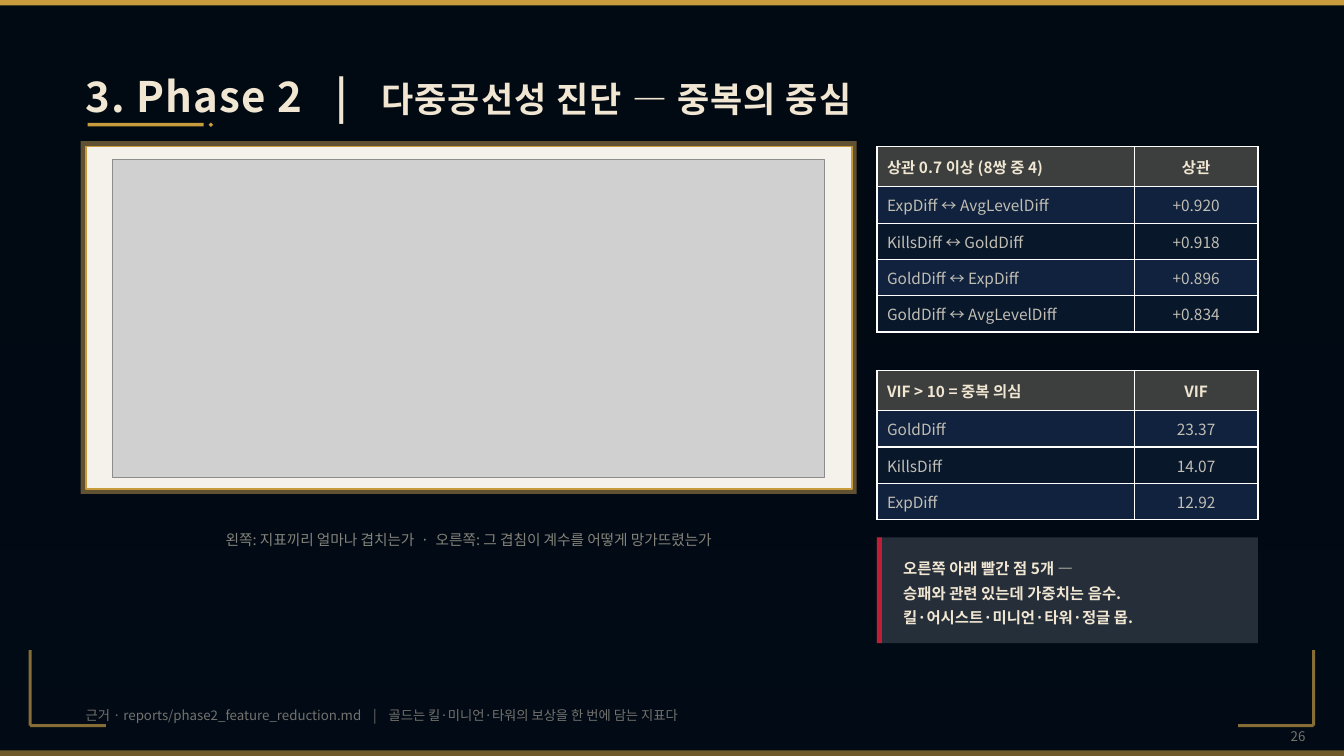
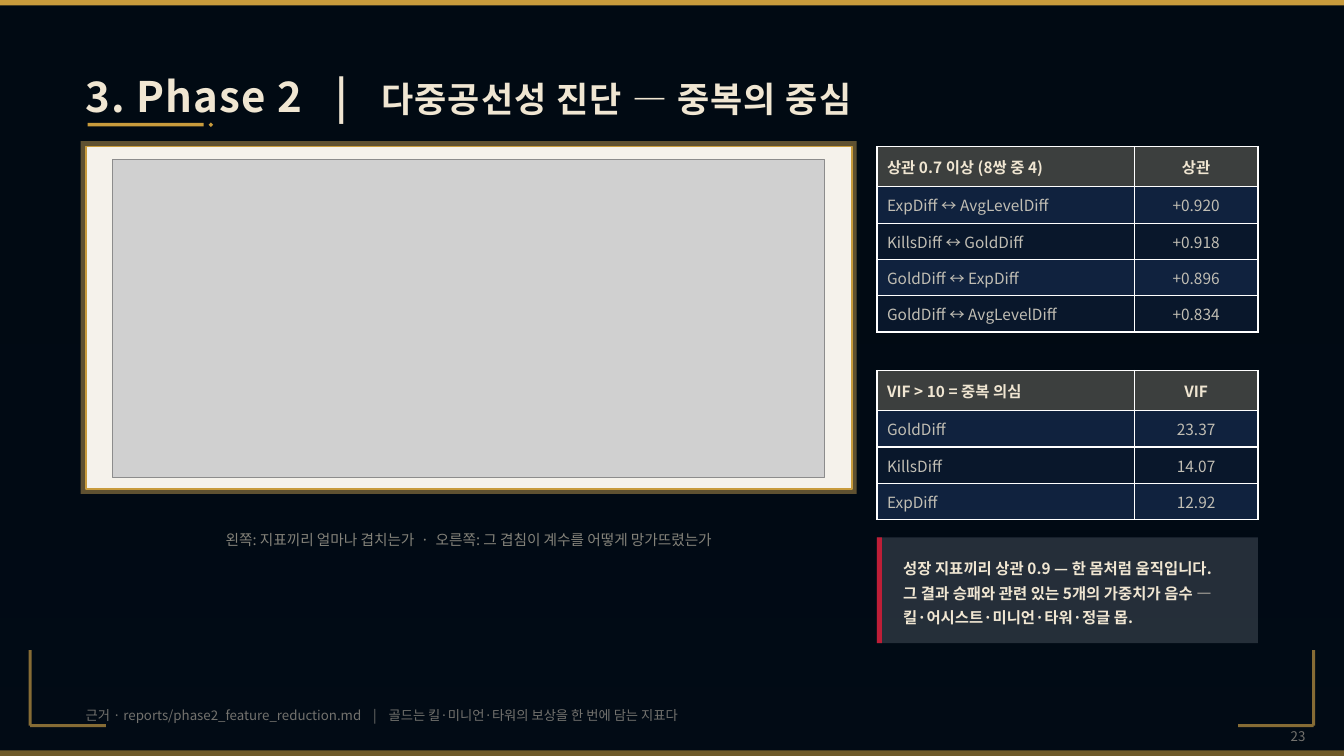
Before and after one commit to wpalswpa/project2608, a slide deck: slide 23 of 4조(십분컷)_미니2프로젝트_LoL 인게임 시점별 경기 데이터 기반 승패 예측 및 핵심 승리요인 분석_발표자료.pptx (slide 26 before the commit). Drawn at 1344x756 pixels with LibreOffice and Linux fonts; fonts in the diff are those of the drawing; grey boxes stand for pictures; background and template pictures are left out. Boxes give left, top, right and bottom in pixels: in the first picture for what was removed or moved away, otherwise in the second. Text is boxed around its words. In the diff, an @@ line names an element or a change of style, - is before the commit and + after.

```diff
--- a/4조(십분컷)_미니2프로젝트_LoL 인게임 시점별 경기 데이터 기반 승패 예측 및 핵심 승리요인 분석_발표자료.pptx
+++ b/4조(십분컷)_미니2프로젝트_LoL 인게임 시점별 경기 데이터 기반 승패 예측 및 핵심 승리요인 분석_발표자료.pptx
@@ text at [903,561,1212,625]: text changed @@
-오른쪽 아래 빨간 점 5개 —
-승패와 관련 있는데 가중치는 음수.
-킬·어시스트·미니언·타워·정글 몹.
+성장 지표끼리 상관 0.9 — 한 몸처럼 움직입니다.
+그 결과 승패와 관련 있는 5개의 가중치가 음수 —
+킬·어시스트·미니언·타워·정글 몹.
@@ page number at [1291,731,1306,741]: text changed @@
-26
+23
```
Also in this commit, not shown: 11 other slides changed, 8 slides removed, 1 other file.
